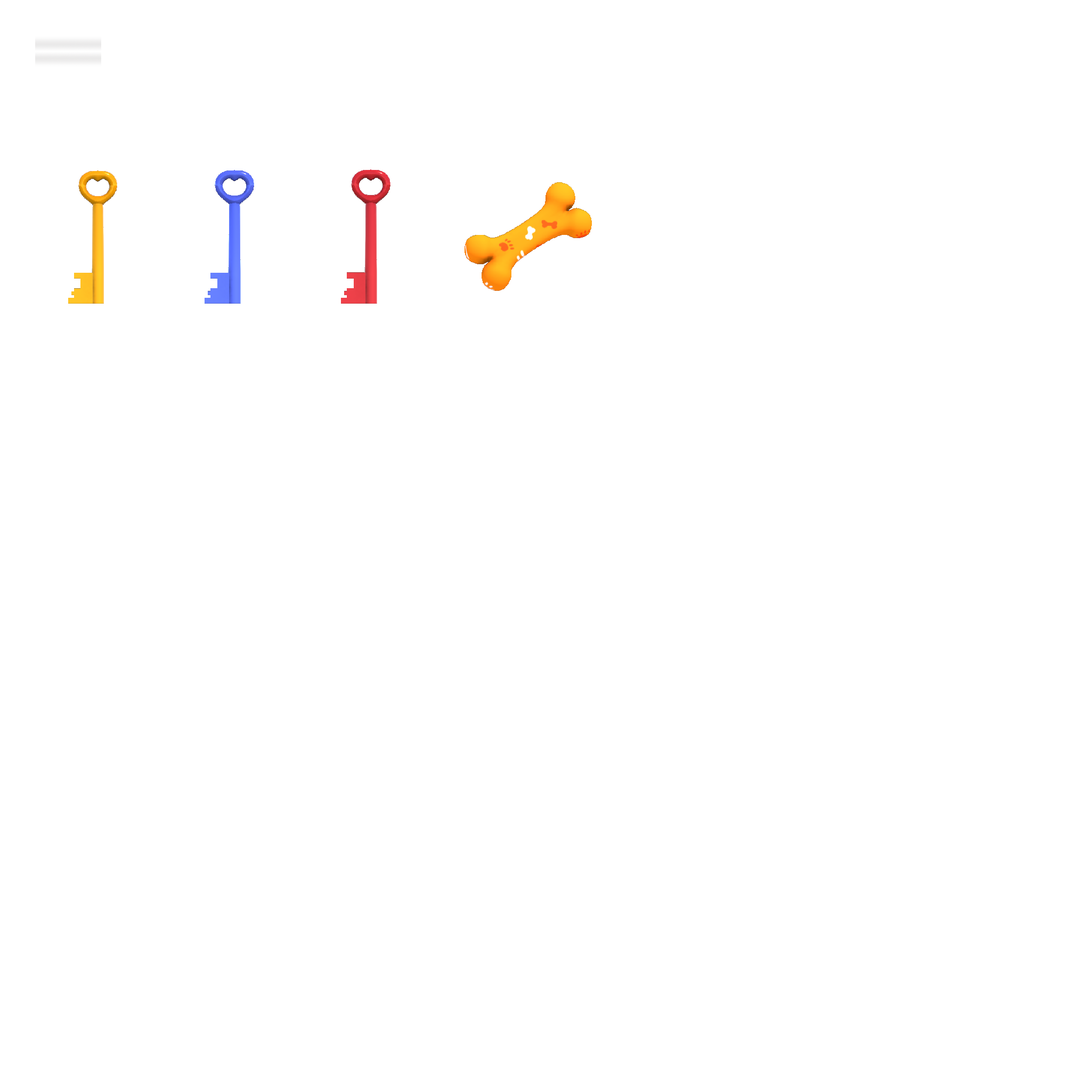
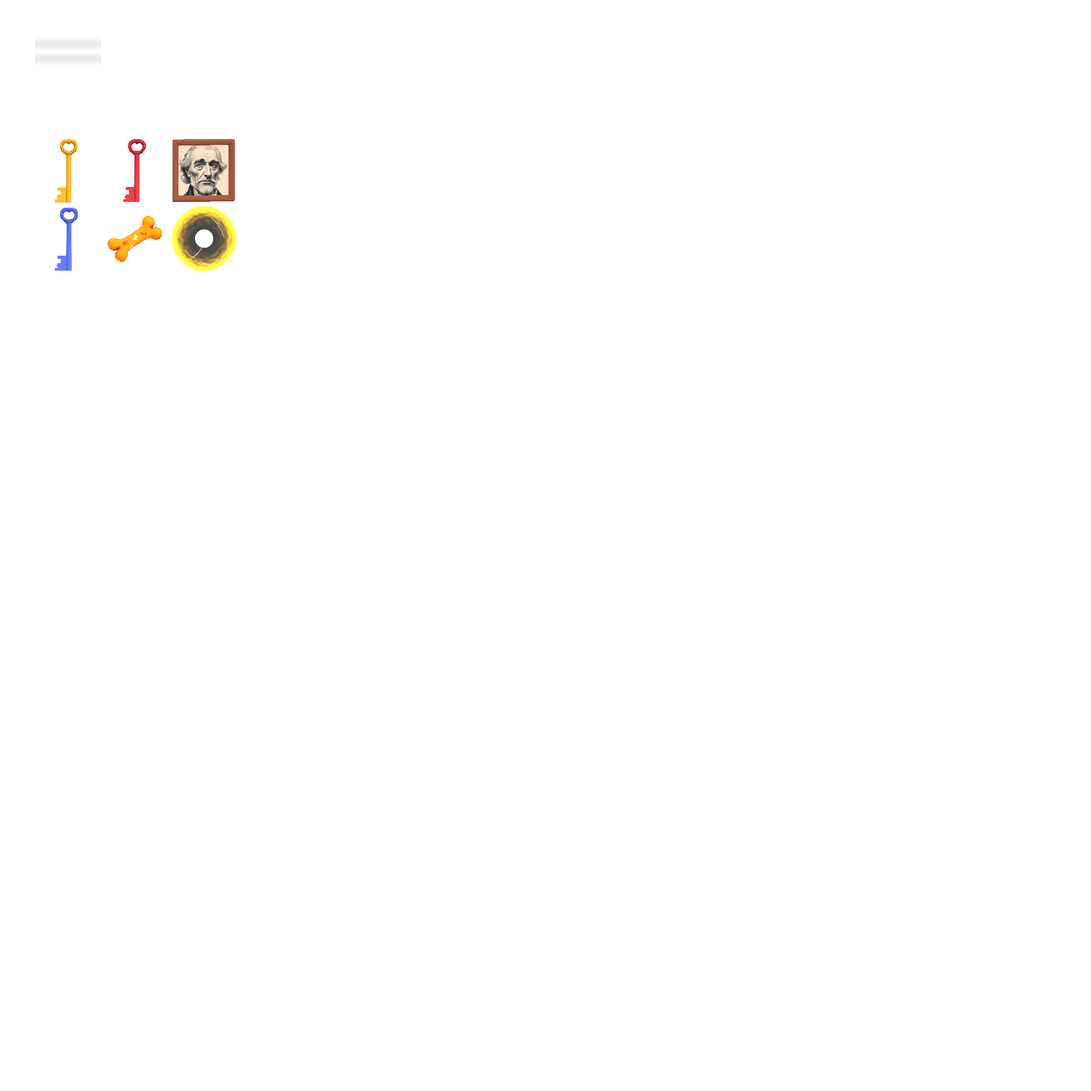
Layers edited between the first and the second (1091, 1091) image:
added layer "Слой 7" above "Слой 6" over (172, 206, 237, 272)
added layer "Слой 6" above "Слой 5" over (172, 139, 236, 202)
painted on "Слой 5" over (107, 182, 593, 291)
painted on "Слой 4" over (123, 139, 391, 304)
painted on "Слой 3" over (54, 170, 255, 304)
painted on "Слой 2" over (54, 139, 118, 304)
